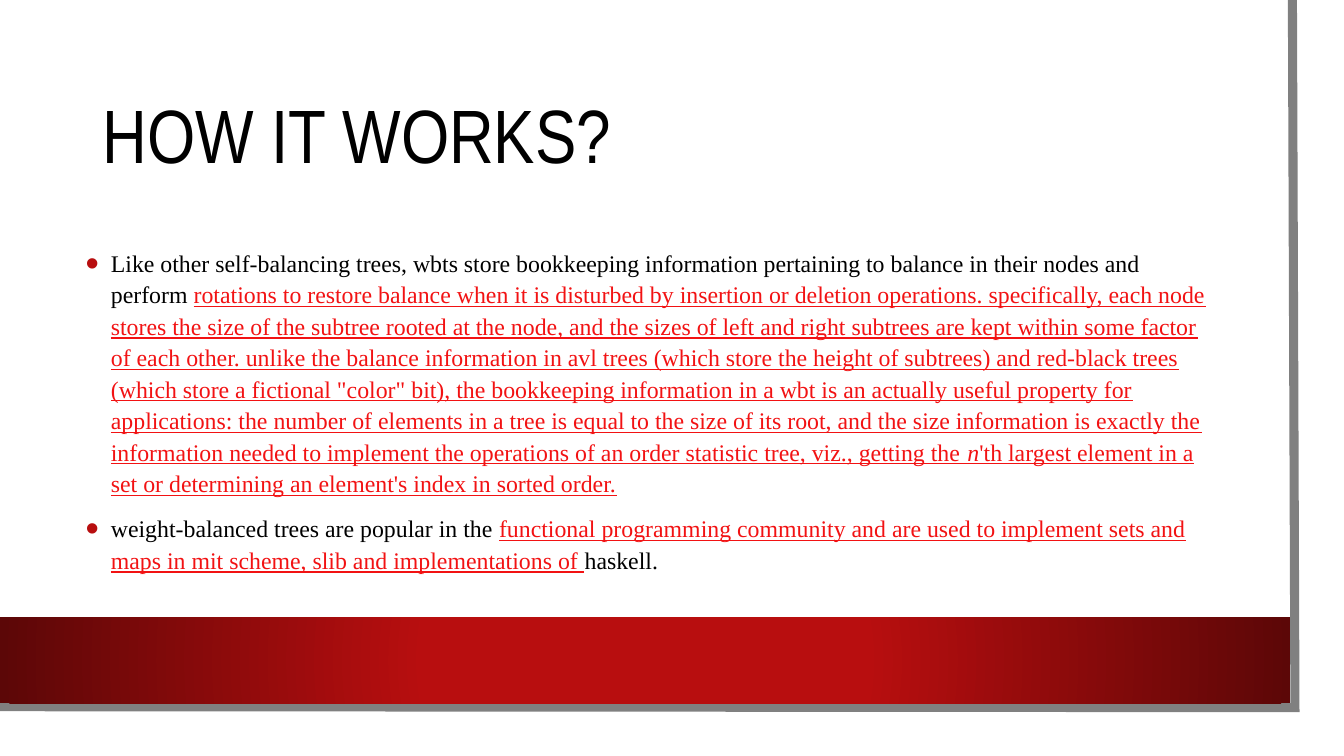
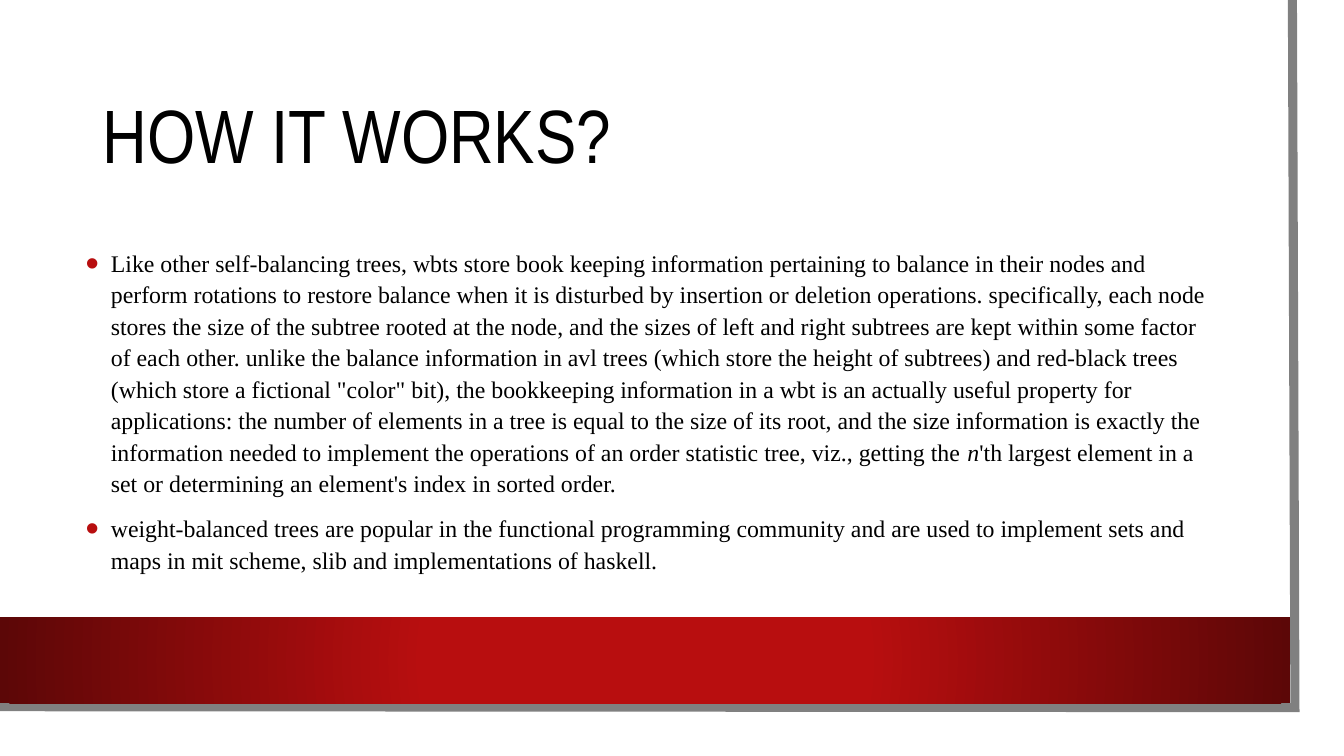
Before and after one commit to ydodeja365/DSA-Weight-Balance-Trees, a slide deck: slide 3 of WBTreeIntro.pptx. Drawn at 1344x756 pixels with LibreOffice and Linux fonts; fonts in the diff are those of the drawing; background and template pictures are left out. Boxes give left, top, right and bottom in pixels: in the first picture for what was removed or moved away, otherwise in the second. Text is boxed around its words. In the diff, an @@ line names an element or a change of style, - is before the commit and + after.

Commit message:
final PPT

```diff
--- a/WBTreeIntro.pptx
+++ b/WBTreeIntro.pptx
@@ text at [111, 255, 1204, 497]: text changed; text colour #F21213 to #000000 @@
-• Like other self-balancing trees, wbts store bookkeeping information pertaining to balance in their nodes and perform rotations to restore balance when it is disturbed by insertion or deletion operations. specifically, each node stores the size of the subtree rooted at the node, and the sizes of left and right subtrees are kept within some factor of each other. unlike the balance information in avl trees (which store the height of subtrees) and red-black trees (which store a fictional "color" bit), the bookkeeping information in a wbt is an actually useful property for applications: the number of elements in a tree is equal to the size of its root, and the size information is exactly the information needed to implement the operations of an order statistic tree, viz., getting the n'th largest element in a set or determining an element's index in sorted order.
+• Like other self-balancing trees, wbts store book keeping information pertaining to balance in their nodes and perform rotations to restore balance when it is disturbed by insertion or deletion operations. specifically, each node stores the size of the subtree rooted at the node, and the sizes of left and right subtrees are kept within some factor of each other. unlike the balance information in avl trees (which store the height of subtrees) and red-black trees (which store a fictional "color" bit), the bookkeeping information in a wbt is an actually useful property for applications: the number of elements in a tree is equal to the size of its root, and the size information is exactly the information needed to implement the operations of an order statistic tree, viz., getting the n'th largest element in a set or determining an element's index in sorted order.
@@ text at [111, 520, 1184, 574]: text colour #F21213 to #000000, underline off in "functional programming community and are used to ..." @@
```
Also in this commit, not shown: 6 other slides changed.
